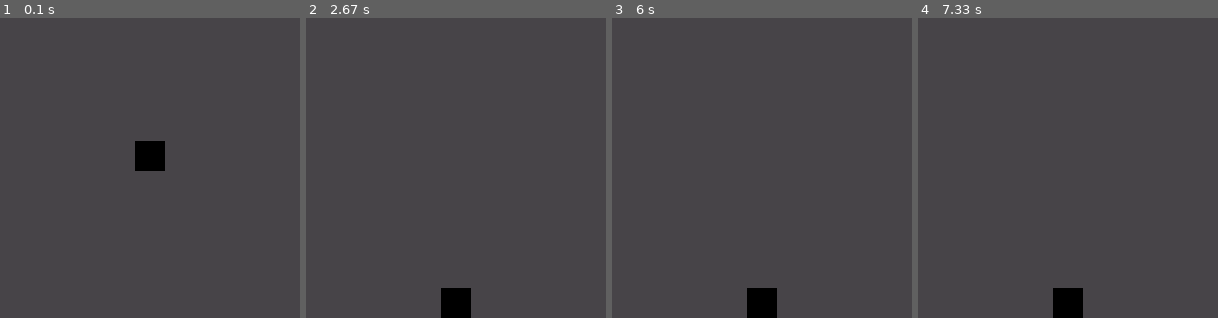
Above: before the commit, frames 1-4 (left to right).
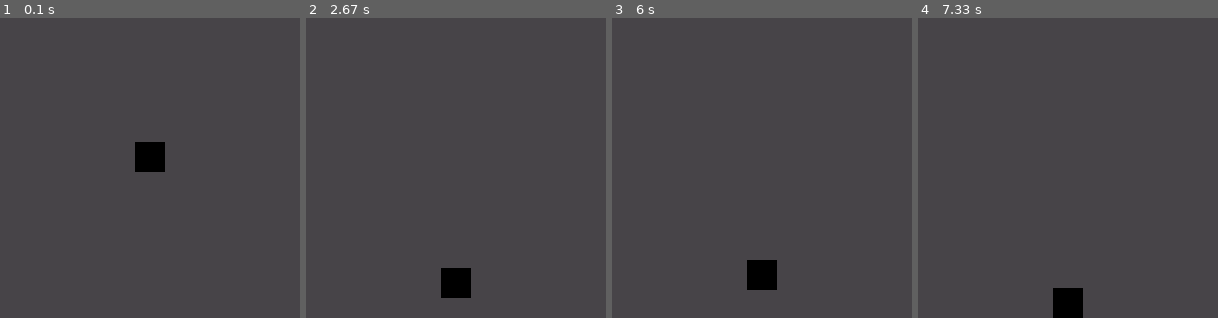
Above: after the commit, the same moments.

Repository: Lekitio/Pygame-first-game
Game: pygame game, started from jump_testing.py
Same seed, same stepped clock (60 frames per second), same inputs: the game is played once before the commit and once after it.
Inputs:
- Up to frame 1 (0.1 s): no input
- Up to frame 2 (2.67 s): tap Z at 0.33, 0.73, 1.03, 1.23, 2.63 s
- Up to frame 3 (6 s): tap Z at 2.97, 3.27, 3.4, 5.87 s
- Up to frame 4 (7.33 s): tap Z at 6.2, 6.5, 6.7, 7 s

The runs differ from the first frame. In frame 1, less than 0.1% of the frame differs, in the area x 45-55%, y 41-52%; in frame 2, 1.3%; in frame 3, 1.9%, in the area x 45-55%, y 80-100%; in frame 4, nothing differs.

Commit message:
Changed name and made jump nicer

Diff:
--- a/test.py
+++ b/jump_testing.py
@@ -10,7 +10,7 @@
 clock = pygame.time.Clock()
 running = True
 
-GRAVITY = 500
+GRAVITY = 700
 
 all_sprites = pygame.sprite.Group()
 class player(pygame.sprite.Sprite):
@@ -24,7 +24,7 @@
         self.velocity = pygame.math.Vector2(0, 0)
         #Jumping physics
         self.on_ground = True
-        self.jump_force = 500
+        self.jump_force = 600
 
         #jump cooldown
         self.can_jump = True
@@ -32,16 +32,17 @@
         self.jump_cooldown = 100
         self.current_jump_time = 0
         self.landed = False #this isnt optimal
+        self.jump_key = pygame.K_z
 
 
     # def jump(self):
     #     keys = pygame.key.get_pressed()
-    #     if keys[pygame.K_x]:
+    #     if keys[self.jump_key]:
 
     #         self.velocity.y += GRAVITY
     #         self.direction.y -= self.velocity.y
 
-    #     elif not keys[pygame.K_x] and self.moving_up:
+    #     elif not keys[self.jump_key] and self.moving_up:
     #         self.velocity.y = 0
     #         self.direction.y =- GRAVITY
 
@@ -54,7 +55,7 @@
     def update(self):
         keys = pygame.key.get_pressed()
 
-        if keys[pygame.K_x] and self.on_ground and self.can_jump:
+        if keys[self.jump_key] and self.on_ground and self.can_jump:
             # self.rect.centery = 1
             self.velocity.y = -self.jump_force
             self.on_ground = False
@@ -63,11 +64,11 @@
 
         # downwards
         if self.velocity.y > 0:
-            self.velocity.y += 0.9
+            self.velocity.y += 2
 
         #if släppa and upwards
-        if not keys[pygame.K_x] and self.velocity.y < 0:
-            self.velocity.y = 0
+        if not keys[self.jump_key] and self.velocity.y < 0:
+            self.velocity.y *= 0.05
 
         # fall faster
         if self.velocity.y > 0: #going
